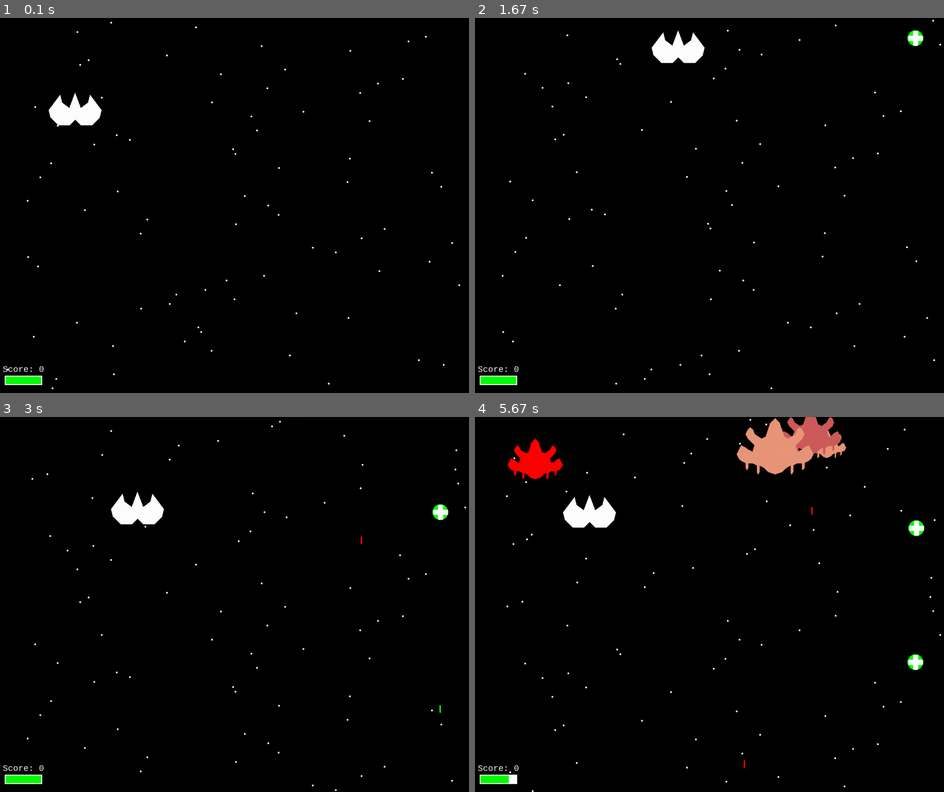
Above: before the commit, frames 1-4 (two rows, left to right).
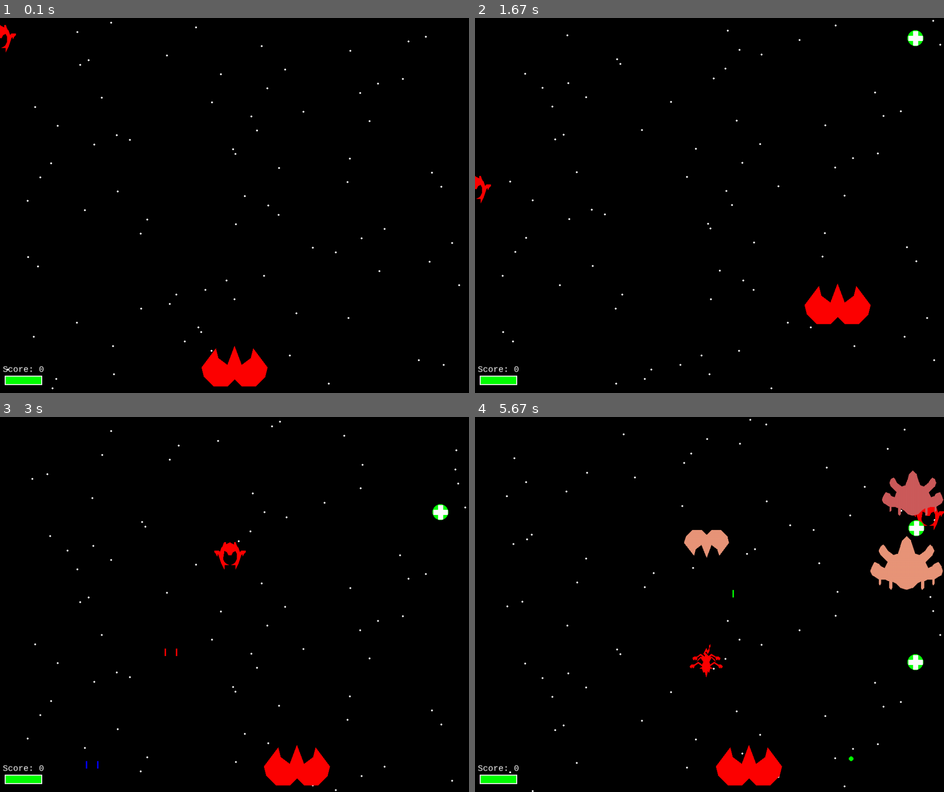
Above: after the commit, the same moments.

Repository: kekVector/TryPygameGame
Game: pygame game, started from main.py
The game is run twice, just before and just after one commit, with the same random seed, the same clock (stepped at 60 frames per second) and the same inputs.
Inputs (mouse positions are in pixels of both pictures, inside the frame that each line leads up to):
- Up to frame 1 (0.1 s): no input
- Up to frame 2 (1.67 s): press the mouse at (859, 194) at 0.37 s; move the mouse to (784, 213) at 0.47 s; release the mouse at (709, 231) at 0.6 s; hold D 0.67-1.13 s; hold W 1.17-1.47 s; hold D from 1.5 s (still down)
- Up to frame 3 (3 s): release D at 1.97 s; hold A 2-2.53 s; hold S 2.57-2.87 s; hold A from 2.9 s (still down)
- Up to frame 4 (5.67 s): release A at 3.3 s; hold W 3.33-3.7 s; hold D 3.73-4.37 s; press the mouse at (859, 593) at 4.43 s; move the mouse to (728, 600) at 4.53 s; move the mouse to (596, 608) at 4.63 s; release the mouse at (596, 608) at 4.67 s; hold S 4.73-5.1 s; hold A 5.13-5.6 s; hold D from 5.63 s (still down)

The runs differ from the first frame. In frame 1, 1.7% of the frame differs, in the area x 0-58%, y 0-99%; in frame 2, 1.7%; in frame 3, 1.9%; in frame 4, 7.4%, in the area x 7-100%, y 0-99%.

Commit message:
add type and speed bullets remake random moving enemies add hit animation

Diff:
--- a/classes.py
+++ b/classes.py
@@ -2,22 +2,24 @@
 from settings import *
 import random
 from func import sides_coord
+from math import pi
 
 
 class Plain:
-    def __init__(self, list_coord, game_window, speed=7, swap=False, color=RED, start_coord=False, cooldown=5, hp=10):
+    def __init__(self, plain, game_window, speed=7, swap=False, color=RED, start_coord=False, cooldown=5, hp=10,
+                 random_move=True):
         self.coord = []
         self.game_window = game_window
         self.speed = speed
         self.max_health = hp
         self.current_hp = hp
         if start_coord:
-            x_diff = start_coord[0] - list_coord[0][0]
-            y_diff = start_coord[1] - list_coord[0][0]
+            x_diff = start_coord[0] - plain['Coord'][0][0]
+            y_diff = start_coord[1] - plain['Coord'][0][0]
         else:
             x_diff = 0
             y_diff = 0
-        for i in list_coord:
+        for i in plain['Coord']:
             self.coord.append([i[0] + x_diff, i[1] + y_diff])
         self.max_x_index, self.min_x_index, self.max_y_index, self.min_y_index = sides_coord(self.coord)
         self.swap = swap
@@ -25,6 +27,25 @@
         self.color = color
         self.cooldown = cooldown
         self.current_cooldown = cooldown
+        self.shoot_coords = plain['index_guns_coord']
+        self.hit_count = 0
+        if random_move:
+            self.current_move_dir = random.choice(move_dirs)
+            self.change_dir_chance = 0.005
+
+    def change_dir(self):
+        if (random.random() <= self.change_dir_chance) or (self.down_side_coord() >= frame_size_y * 0.7):
+            self.current_move_dir = random.choice([i for i in move_dirs if i != self.current_move_dir])
+            self.change_dir_chance = 0.005
+        else:
+            if self.current_move_dir in ['w', 's']:
+                self.change_dir_chance += 0.001
+            else:
+                self.change_dir_chance += 0.0001
+
+    def random_move(self):
+        self.change_dir()
+        self.move(self.current_move_dir)
 
     def shoot_reload(self):
         if self.current_cooldown >= self.cooldown:
@@ -41,13 +62,15 @@
             self.coord[i][0] += x_diff
             self.coord[i][1] += y_diff
 
+    def get_shoot_coord(self):
+        return [[self.coord[i][0], self.coord[i][1]] for i in self.shoot_coords]
+
     def resize(self, k):
+        start_coord = (self.coord[0][0], self.coord[0][1])
         for count, i in enumerate(self.coord):
             for count2, j in enumerate(i):
                 self.coord[count][count2] = int(float(j) * k)
-
-    def get_start_coord(self):
-        return [self.coord[0][0], self.coord[0][1]]
+        self.replace(start_coord)
 
     def move(self, button):
         if button == 'w':
@@ -94,32 +117,60 @@
         else:
             self.current_hp += hp
 
+    def hit(self, dmg):
+        self.hit_count = 1 + dmg * 2
+
+    def draw(self, game_window):
+        pygame.draw.polygon(game_window, self.color, self.coord)
+        if self.hit_count:
+            pygame.draw.arc(game_window, self.color, (
+                self.left_side_coord(), self.up_side_coord(),
+                self.right_side_coord() - self.left_side_coord(),
+                1.1 * (self.down_side_coord() - self.up_side_coord())), pi + 1, 2 * pi - 1, 2)
+            self.hit_count -= 1
+
 
 class Bullets:
     def __init__(self, game_window, direction='up'):
-        self.bullet_list = []
-        self.color_list = []
+        self.bullet_coords = []
+        self.bullet_colors = []
+        self.bullet_speed = []
+        self.bullet_type = []
         self.game_window = game_window
         if direction == 'up':
             self.direction = 1
         else:
             self.direction = -1
 
-    def add_shoot(self, coord_start, color):
-        self.bullet_list.insert(0, coord_start)
-        self.color_list.insert(0, color)
+    def add_shoot(self, coord_start, color, type, speed=10):
+        for bull in coord_start:
+            self.bullet_coords.insert(0, bull)
+            self.bullet_colors.insert(0, color)
+            self.bullet_speed.insert(0, speed)
+            self.bullet_type.insert(0, type)
 
     def draw(self):
-        for count, elem in enumerate(self.bullet_list):
-            pygame.draw.line(self.game_window, self.color_list[count] if self.color_list[count] != 'random' else
-            random.choice([RED, GREEN, BLUE]), elem, [elem[0], (elem[1] + self.direction * (-15))], 3)
-            elem[1] -= 15 * self.direction
+        for count, elem in enumerate(self.bullet_coords):
+            if self.bullet_type[count] == 'line':
+                pygame.draw.line(self.game_window,
+                                 self.bullet_colors[count] if self.bullet_colors[count] != 'random' else
+                                 random.choice([RED, GREEN, BLUE]), elem,
+                                 [elem[0], (elem[1] + self.direction * (-15))], 3)
+
+            elif self.bullet_type[count] == 'circle':
+                pygame.draw.circle(self.game_window,
+                                   self.bullet_colors[count] if self.bullet_colors[count] != 'random' else
+                                   random.choice([RED, GREEN, BLUE]), elem, 5)
+            elem[1] -= self.bullet_speed[count] * self.direction
             if elem[1] <= 0 or elem[1] >= frame_size_y:
-                self.bullet_list.pop(count)
-                self.color_list.pop(count)
+                self.del_bullet(count)
 
     def del_bullet(self, index):
-        del self.bullet_list[index]
+        if len(self.bullet_coords) > index:
+            del self.bullet_coords[index]
+            del self.bullet_colors[index]
+            del self.bullet_speed[index]
+            del self.bullet_type[index]
 
 
 class HealthSphere:
--- a/main.py
+++ b/main.py
@@ -17,12 +17,12 @@
     clock = pygame.time.Clock()
     game_window.fill(BLACK)
 
-    plain = Plain(plain_coordinates, game_window, plain_speed)
+    plain = Plain(main_plain, game_window, plain_speed, start_coord=(frame_size_x / 2, frame_size_y - 100))
     plain_bullet = Bullets(game_window)
     enemy_bullets = Bullets(game_window, direction='down')
     plain_enemy = []
     health_spawn = []
-    plain_enemy.append(Plain(plain_enemy_coord, game_window, plain_speed, random.choice(enemy_plains_color)))
+    plain_enemy.append(Plain(plain_enemy_2, game_window, plain_speed, random.choice(enemy_plains_color)))
 
     score = 0
     current_button = 't'
@@ -30,8 +30,6 @@
     keyup = False
     shoot_down = False
     shoot_up = False
-    plain.resize(0.4)
-    plain_enemy[0].resize(0.2)
     game_start = True
     font_stars = FontSpace(1.7, 10)
     # game start
@@ -64,7 +62,7 @@
                 if event.key == ord(current_button):
                     keyup = True
                     key_pressed = False
-
+        print(plain_enemy[0].current_move_dir)
         # Fill area and start drawing from the beginning
         game_window.fill(BLACK)
         font_stars.font_move(game_window)
@@ -78,7 +76,7 @@
         # Shoot main plain
         if shoot_down:
             if plain.shoot_reload():
-                plain_bullet.add_shoot(plain.get_start_coord(), (15, 200, 200))
+                plain_bullet.add_shoot(plain.get_shoot_coord(), (15, 200, 200), 'line', speed=15)
         if shoot_up:
             shoot_up = False
 
@@ -86,24 +84,26 @@
         for count, elem in enumerate(plain_enemy):
             if elem.shoot_reload():
                 if random.random() <= 0.08:
-                    enemy_bullets.add_shoot(elem.get_start_coord(), 'random')
+                    enemy_bullets.add_shoot(elem.get_shoot_coord(), 'random', random.choice(['line', 'circle']))
 
         # Destroy enemy plains
         for i in range(len(plain_enemy) - 1, -1, -1):
-            destroy_plain = is_shooted(plain_enemy[i].coord, plain_bullet.bullet_list)
+            destroy_plain = is_shooted(plain_enemy[i].coord, plain_bullet.bullet_coords)
             if len(destroy_plain) != 0:
                 pygame.draw.polygon(game_window, BLACK, plain_enemy[i].coord)
                 plain_enemy[i].current_hp -= 1
                 if plain_enemy[i].current_hp <= 0:
                     score += 1
                     plain_enemy.pop(i)
+                else:
+                    plain_enemy[i].hit(1)
                 for i in destroy_plain:
                     plain_bullet.del_bullet(i)
 
         # Lose health on hit
-        destroy_plain = is_shooted(plain.coord, enemy_bullets.bullet_list)
+        destroy_plain = is_shooted(plain.coord, enemy_bullets.bullet_coords)
         if len(destroy_plain) != 0:
-            plain.current_hp -= 1
+            # plain.current_hp -= 1
             for i in destroy_plain:
                 enemy_bullets.del_bullet(i)
         if plain.current_hp <= 0:
@@ -118,22 +118,26 @@
 
         # Move enemy plains
         for plains in plain_enemy:
-            if plains.right_side_coord() + speed >= frame_size_x:
-                plains.re_swap(True)
-            if plains.left_side_coord() - speed <= 0:
-                plains.re_swap(False)
-            if plains.swap:
-                plains.move('a')
-            else:
-                plains.move('d')
-
+            plains.random_move()
+            plains.draw(game_window)
+            # if plains.right_side_coord() + speed >= frame_size_x:
+            #     plains.re_swap(True)
+            # if plains.left_side_coord() - speed <= 0:
+            #     plains.re_swap(False)
+            # if plains.swap:
+            #     plains.move('a')
+            # else:
+            #     plains.move('d')
+        ######
         # Adding new enemy plain
         if pygame.time.get_ticks() % 1500 <= clock.get_time() and pygame.time.get_ticks() > 2000:
-            plain_enemy.append(Plain(plain_enemy_coord, game_window, speed=random.randint(4, 11),
-                                     color=random.choice(enemy_plains_color),
-                                     start_coord=(random.randint(200, 800), random.randint(50, 500)),
-                                     hp=random.randint(1, 4)))
-            plain_enemy[len(plain_enemy) - 1].resize(random.uniform(0.2, 0.7))
+            plain_enemy.append(
+                Plain(random.choice((plain_enemy_1, plain_enemy_2, plain_enemy_3, plain_enemy_4)), game_window,
+                      speed=random.randint(4, 8),
+                      color=random.choice(enemy_plains_color),
+                      start_coord=(random.randint(200, 800), random.randint(50, 500)),
+                      hp=random.randint(3, 4)))
+            plain_enemy[len(plain_enemy) - 1].resize(random.uniform(1, 2.5))
 
         # Adding health
         if random.random() <= 0.003:
@@ -141,10 +145,10 @@
 
         # Drawing
         for plains in plain_enemy:
-            pygame.draw.polygon(game_window, plains.color, plains.coord)
+            plains.draw(game_window)
         for health in health_spawn:
             health.draw()
-        pygame.draw.polygon(game_window, WHITE, plain.coord)
+        plain.draw(game_window)
         plain_bullet.draw()
         enemy_bullets.draw()
         show_score(score, 2, WHITE, 'consolas', 20, game_window)
--- a/settings.py
+++ b/settings.py
@@ -1,3 +1,10 @@
+# Support func
+def resize_list(coord, k):
+    for count, i in enumerate(coord):
+        for count2, j in enumerate(i):
+            coord[count][count2] = int(float(j) * k)
+    return coord
+
 
 # Windows size
 
@@ -20,7 +27,7 @@
 # Stats
 plain_speed = 7
 max_health_main_plain = 10
-
+move_dirs = ['w', 'a', 's', 'd']
 # Menu settings
 start_button_color = (50, 205, 50)
 start_button_text_color = start_button_color
@@ -35,7 +42,6 @@
 button_pause_exit_color = (255, 127, 80)
 button_pause_exit_color_text = button_pause_exit_color
 
-
 # Coordinates by the plain(x,y - start)
 x = 400
 y = 400
@@ -45,39 +51,66 @@
                      [x + 30, y + 170], [x + 90, y + 170], [x + 130, y + 130], [x + 140, y + 90],
                      [x + 80, y + 10], [x + 70, y + 50], [x + 30, y + 80], [x, y]]
 
-# Other settings
+# Enemies settings
 
 
-plain_enemy_coord_2 = []
+plain_enemy_coord_1 = []
 for count, elem in enumerate(plain_coordinates):
-    plain_enemy_coord_2.append([plain_coordinates[count][0], ((plain_coordinates[count][1] - y) * (-1)) + y - 200])
+    plain_enemy_coord_1.append([plain_coordinates[count][0], ((plain_coordinates[count][1] - y) * (-1)) + y - 200])
 
-plain_enemy_coord_3 = [[10, 0], [20, -20], [40, -30], [50, -10], [50, 30],
+plain_enemy_coord_2 = [[10, 0], [20, -20], [40, -30], [50, -10], [50, 30],
                        [40, 50], [30, 60], [10, 70], [40, 75], [40, 100], [60, 60],
-                       [80, 0], [90, -10], [90, -10], [100, -10], [110, -20], [110, -30],
+                       [80, 0], [90, -10], [90, 10], [100, -10], [110, -20], [110, -30],
                        [80, -30], [70, -20], [60, -50], [50, -65], [40, -90], [30, -90],
                        [30, -75], [0, -90], [-30, -75], [-30, -90], [-40, -90], [-50, -65],
                        [-60, -50], [-70, -20], [-80, -30], [-110, -30], [-110, -20], [-100, -10],
                        [-90, 10], [-90, -10], [-80, 0], [-60, 60], [-40, 100], [-40, 75], [-10, 70],
                        [-30, 60], [-40, 50], [-50, 30], [-40, -30], [-20, -20], [-10, 0]]
 
-plain_enemy_coord_4 = [[0, 0], [30, -10], [50, -30], [70, -40], [70, -10], [75, 0], [80, -10],
-                       [80, -40], [100, -50], [120, -50], [120, -30], [125, -20], [130, -30], [130, -50],
-                       [150, -60], [160, -70], [170, -90], [160, -110], [150, -130], [130, -120], [120, -110],
-                       [100, -100], [90, -130], [120, -160], [130, -180], [120, -200], [110, -210], [100, -200],
-                       [90, -180], [60, -160], [40, -170], [30, -200], [20, -230], [0, 250], [-20, -230],
-                       [-30, -200], [-40, -170], [-60, -160], [-90, -180], [-100, -200], [-110, -210], [-120, -200],
-                       [-130, -180], [-120, -160], [-90, -130], [-100, -100], [-120, -110], [-130, -120], [-150, -130],
-                       [-160, -110], [-170, -90], [-160, -70], [-150, -60], [-130, -50], [-130, -30], [-125, -20],
-                       [120, -30], [120, -50], [100, -50], [80, -40], [80, -10], [75, 0], [70, -10],
-                       [70, -40], [50, -30], [30, -10], [0, 0]]
+plain_enemy_coord_3 = [[0, 0], [30, -10], [50, -30], [70, -40], [70, -10], [75, 0], [80, -10], [80, -40], [100, -50],
+                       [120, -50], [120, -30], [125, -20], [130, -30], [130, -50], [150, -60], [160, -70], [170, -90],
+                       [160, -110], [150, -130], [130, -120], [120, -110], [100, -100], [90, -130], [120, -160],
+                       [130, -180], [120, -200], [110, -210], [100, -200], [90, -180], [60, -160], [40, -170],
+                       [30, -200], [20, -230], [0, -250], [-20, -230], [-30, -200], [-40, -170], [-60, -160],
+                       [-90, -180],
+                       [-100, -200], [-110, -210], [-120, -200], [-130, -180], [-120, -160], [-90, -130], [-100, -100],
+                       [-120, -110], [-130, -120], [-150, -130], [-160, -110], [-170, -90], [-160, -70], [-150, -60],
+                       [-130, -50], [-130, -30], [-125, -20], [-120, -30], [-120, -50], [-100, -50], [-80, -40],
+                       [-80, -10],
+                       [-75, 0], [-70, -10], [-70, -40], [-50, -30], [-30, -10], [0, 0]]
 
-plain_enemy_coord = [[0, 0], [30, -10], [50, -30], [70, -40], [70, -10], [75, 0], [80, -10], [80, -40], [100, -50],
-                     [120, -50], [120, -30], [125, -20], [130, -30], [130, -50], [150, -60], [160, -70], [170, -90],
-                     [160, -110], [150, -130], [130, -120], [120, -110], [100, -100], [90, -130], [120, -160],
-                     [130, -180], [120, -200], [110, -210], [100, -200], [90, -180], [60, -160], [40, -170], [30, -200],
-                     [20, -230], [0, -250], [-20, -230], [-30, -200], [-40, -170], [-60, -160], [-90, -180],
-                     [-100, -200], [-110, -210], [-120, -200], [-130, -180], [-120, -160], [-90, -130], [-100, -100],
-                     [-120, -110], [-130, -120], [-150, -130], [-160, -110], [-170, -90], [-160, -70], [-150, -60],
-                     [-130, -50], [-130, -30], [-125, -20], [-120, -30], [-120, -50], [-100, -50], [-80, -40], [-80, -10],
-                     [-75, 0], [-70, -10], [-70, -40], [-50, -30], [-30, -10], [0, 0]]
+plain_enemy_coord_4 = [[0, 0], [10, -40], [20, -30], [30, -60], [50, -60], [30, -70], [30, -80], [60, -100], [90, -80],
+                       [90, -70], [100, -60], [100, -70], [110, -70], [110, -60], [120, -70], [120, -80], [110, -90],
+                       [100, -90], [90, -90], [60, -110], [30, -90], [20, -110], [40, -140], [70, -110], [60, -130],
+                       [40, -150], [20, -140], [40, -160], [70, -140], [70, -130], [80, -120], [80, -130], [90, -130],
+                       [90, -120], [100, -130], [100, -140], [90, -150], [70, -150], [40, -170], [10, -150], [10, -160],
+                       [-10, -180], [0, -190], [10, -170], [20, -190], [20, -210], [30, -220], [30, -240], [20, -230],
+                       [20, -210], [10, -190], [0, -210], [-20, -170], [-10, -160], [-10, -150], [-40, -170],
+                       [-70, -150], [-90, -150], [-100, -140], [-100, -130], [-90, -120], [-90, -130], [-80, -130],
+                       [-80, -120], [-70, -130], [-70, -140], [-40, -160], [-20, -140], [-40, -150], [-60, -130],
+                       [-70, -110], [-40, -140], [-20, -110], [-30, -90], [-60, -110], [-90, -90], [-110, -90],
+                       [-120, -80], [-120, -70], [-110, -60], [-110, -70], [-100, -70], [-100, -60], [-90, -70],
+                       [-90, -80], [-60, -100], [-30, -80], [-30, -70], [-50, -60], [-30, -60], [-20, -30], [-10, -40],
+                       [0, 0]]
+
+# Resising start coord
+plain_enemy_coord_1 = resize_list(plain_enemy_coord_1, 0.3)
+plain_enemy_coord_2 = resize_list(plain_enemy_coord_2, 0.3)
+plain_enemy_coord_3 = resize_list(plain_enemy_coord_3, 0.25)
+plain_enemy_coord_4 = resize_list(plain_enemy_coord_4, 0.2)
+plain_coordinates = resize_list(plain_coordinates, 0.5)
+plain_enemy_coord_5 =[]
+
+# for i in range(len(plain_enemy_coord_4)):
+#     if plain_enemy_coord_4[i][0] > 0:
+#         plain_enemy_coord_5.append(plain_enemy_coord_4[i][0] + 5)
+#     elif plain_enemy_coord_4[i][0] < 0:
+#         plain_enemy_coord_5.append(plain_enemy_coord_4[i][0] - 5)
+#     else:
+#         plain_enemy_coord_5.append(plain_enemy_coord_4[i][0])
+# Dict enemy coord
+main_plain = {'Coord': plain_coordinates, 'index_guns_coord': [0]}
+plain_enemy_1 = {'Coord': plain_enemy_coord_1, 'index_guns_coord': [0]}
+plain_enemy_2 = {'Coord': plain_enemy_coord_2, 'index_guns_coord': [9, 39]}
+plain_enemy_3 = {'Coord': plain_enemy_coord_3, 'index_guns_coord': [5, 11, 55, 61]}
+plain_enemy_4 = {'Coord': plain_enemy_coord_4, 'index_guns_coord': [0]}
